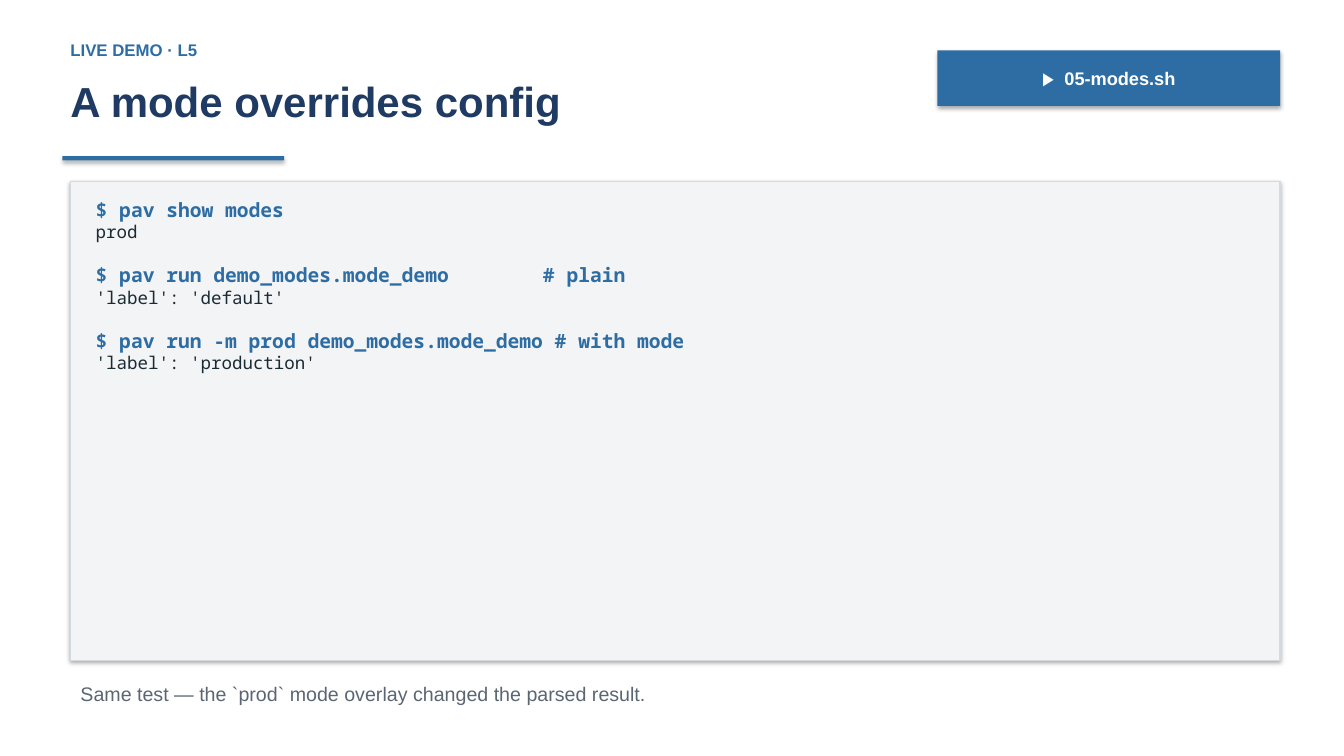
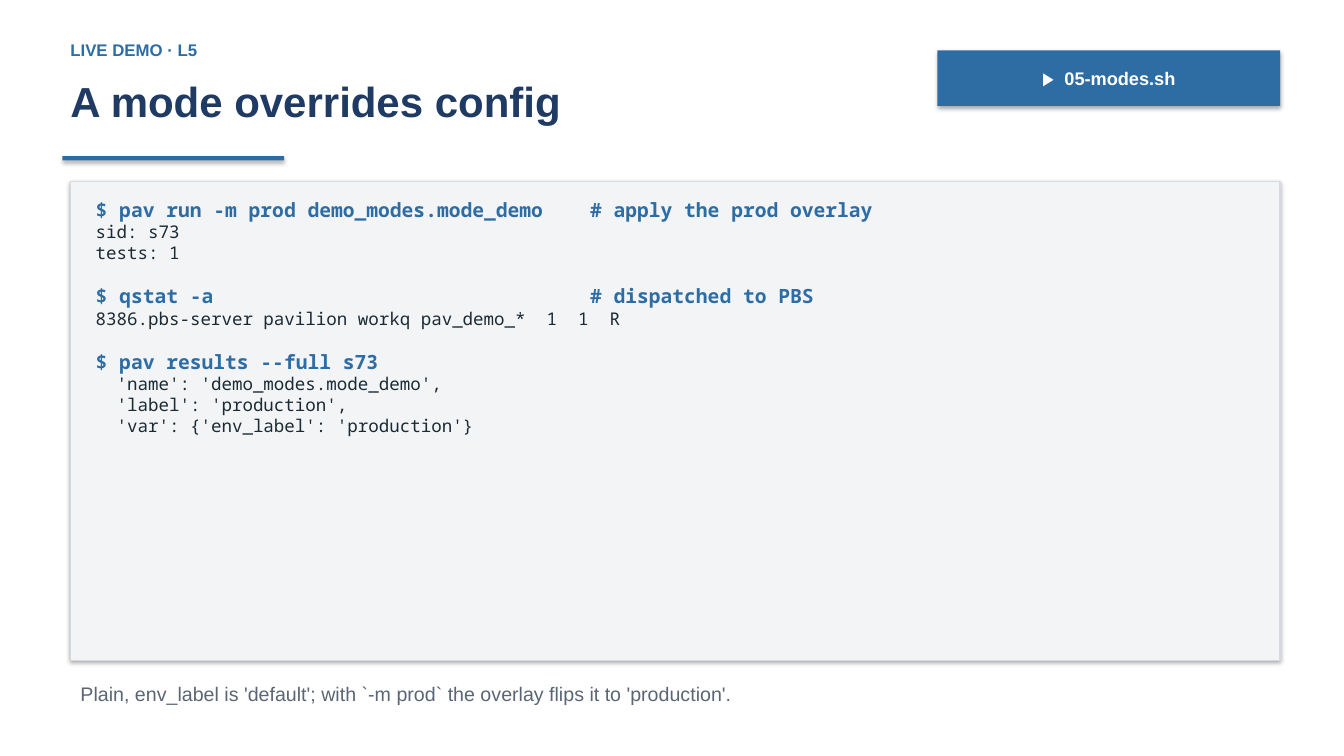
Before and after one commit to curtisecombsjr/pavilion-workshop, a slide deck: slide 30 of pavilion-workshop.pptx (slide 27 before the commit). Drawn at 1344x756 pixels with LibreOffice and Linux fonts; fonts in the diff are those of the drawing. Boxes give left, top, right and bottom in pixels: in the first picture for what was removed or moved away, otherwise in the second. Text is boxed around its words. In the diff, an @@ line names an element or a change of style, - is before the commit and + after.

```diff
--- a/pavilion-workshop.pptx
+++ b/pavilion-workshop.pptx
@@ text in rectangle at bbox=[96, 202, 872, 437]: text changed; size 14 to 12.5 pt; text colour #2E6DA4 to #1B2B34; bold off @@
-$ pav show modes
-prod
-$ pav run demo_modes.mode_demo # plain
-'label': 'default'
-$ pav run -m prod demo_modes.mode_demo # with mode
-'label': 'production'
+$ pav run -m prod demo_modes.mode_demo # apply the prod overlay
+sid: s73
+tests: 1
+$ qstat -a # dispatched to PBS
+8386.pbs-server pavilion workq pav_demo_* 1 1 R
+$ pav results --full s73
+'name': 'demo_modes.mode_demo',
+'label': 'production',
+'var': {'env_label': 'production'}
@@ text at bbox=[80, 686, 732, 705]: text changed @@
-Same test — the `prod` mode overlay changed the parsed result.
+Plain, env_label is 'default'; with `-m prod` the overlay flips it to 'production'.
```
Also in this commit, not shown: 17 other slides changed, 7 slides added, 19 other files.
